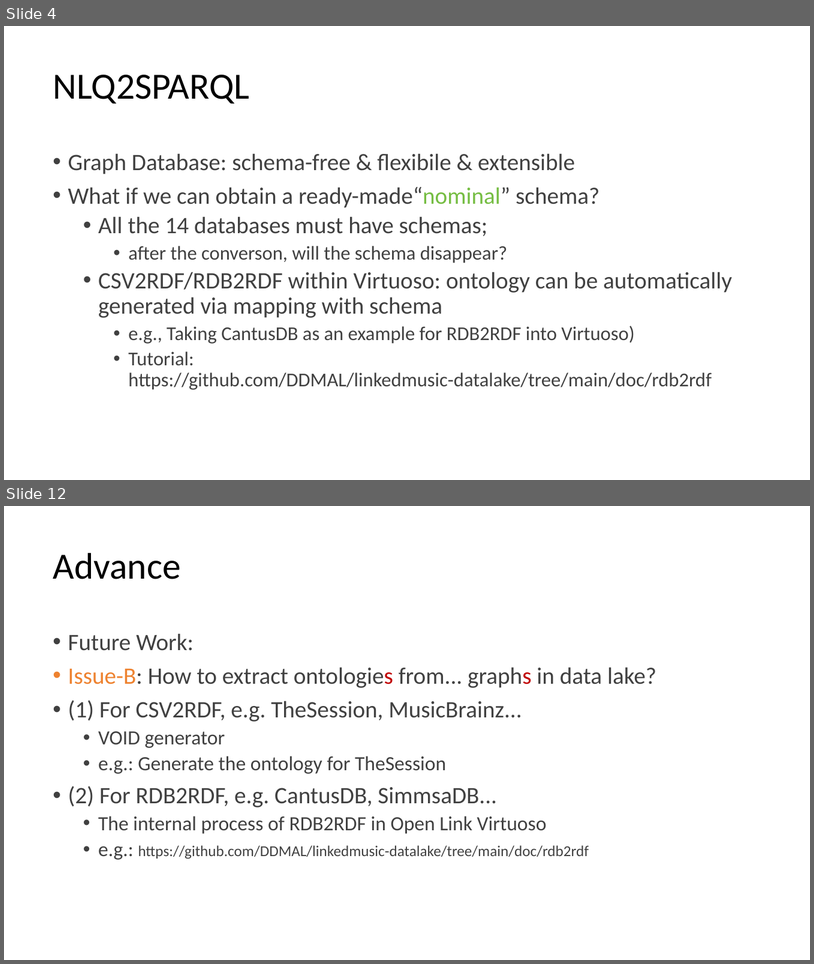
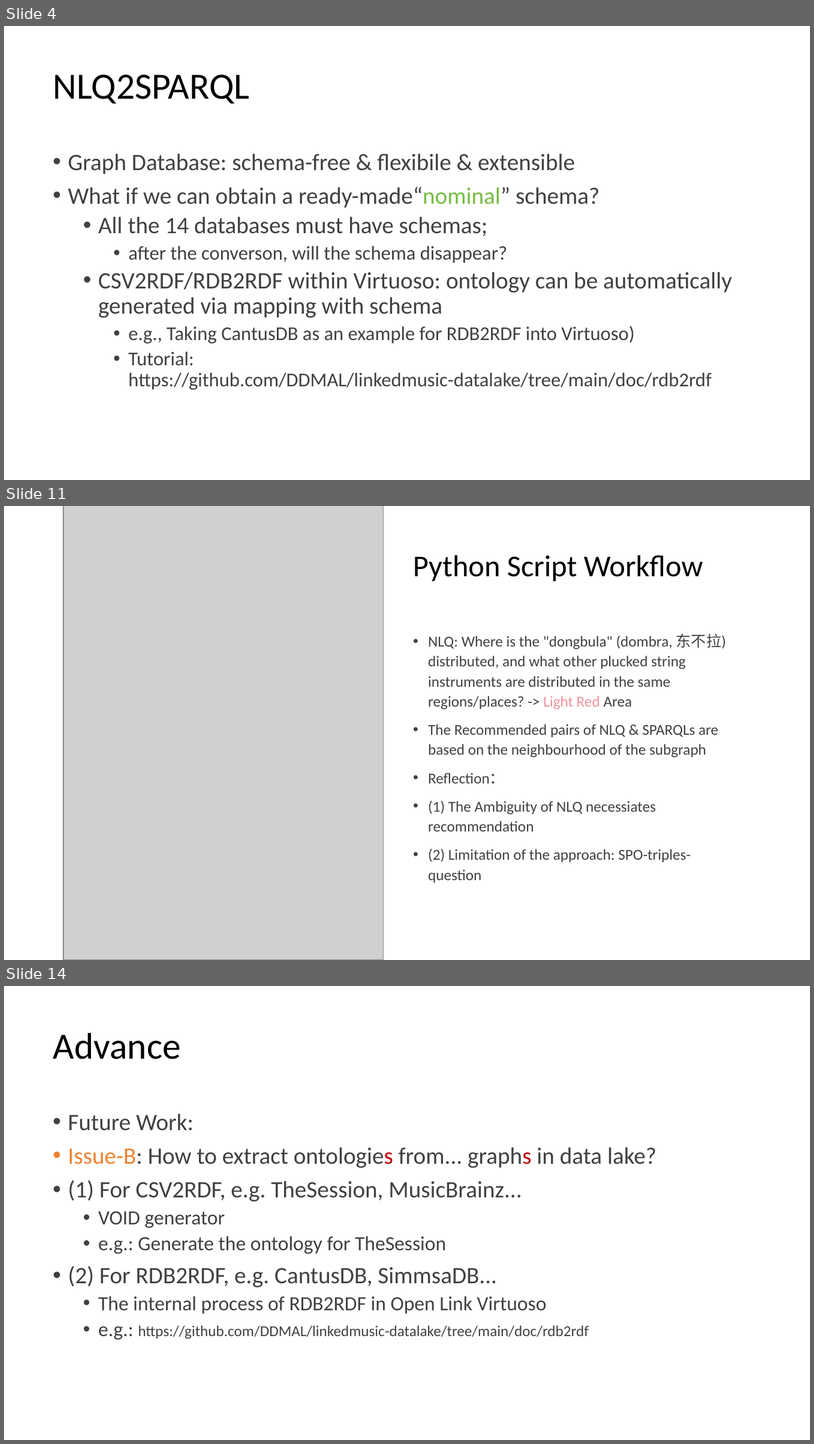
Before and after one commit to DDMAL/linkedmusic-queries, a slide deck: handOver_generalReviewOf_LinkedMusicQueries2024-2025.pptx. Shown one above the other, each under a label of ours: slides 4 and 12 before the commit, slides 4, 11 and 14 after it; the slides between them are not shown. The pictures are 814x964 and 814x1444 pixels, drawn with LibreOffice and Linux fonts; fonts in the diff are those of the drawing; grey boxes stand for pictures. Boxes give left, top, right and bottom in pixels: in the first picture for what was removed or moved away, otherwise in the second. Text is boxed around its words. In the diff, an @@ line names an element or a change of style, - is before the commit and + after.

```diff
--- a/handOver_generalReviewOf_LinkedMusicQueries2024-2025.pptx
+++ b/handOver_generalReviewOf_LinkedMusicQueries2024-2025.pptx
@@ slide 11 added at <box>4,506,810,960</box>, background #FFFFFF @@
@@ picture added at <box>63,506,383,960</box> @@
@@ title added at <box>413,555,704,581</box>, 36 pt, text #000000 @@
+Python Script Workflow
@@ text added at <box>428,634,726,882</box>, 18 pt, text #404040 @@
+• NLQ: Where is the "dongbula" (dombra, 东不拉) distributed, and what other plucked string instruments are distributed in the same regions/places? -> Light Red Area
+• The Recommended pairs of NLQ & SPARQLs are based on the neighbourhood of the subgraph
+• Reflection：
+• (1) The Ambiguity of NLQ necessiates recommendation
+• (2) Limitation of the approach: SPO-triples-question
@@ what was slide 12 is now slide 14 @@
```
Also in this commit, not shown: 10 slides changed, 2 other slides added.
